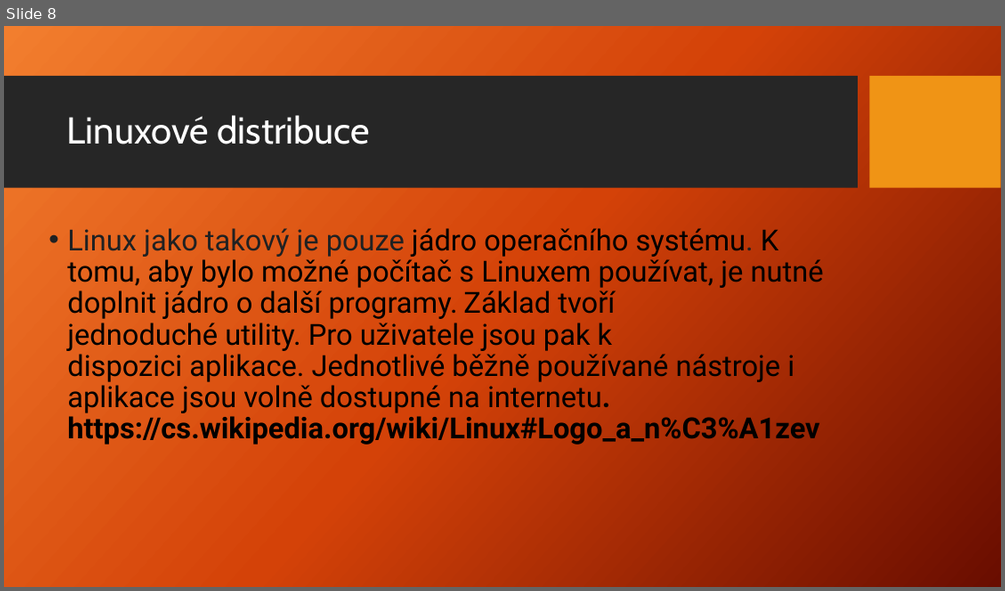
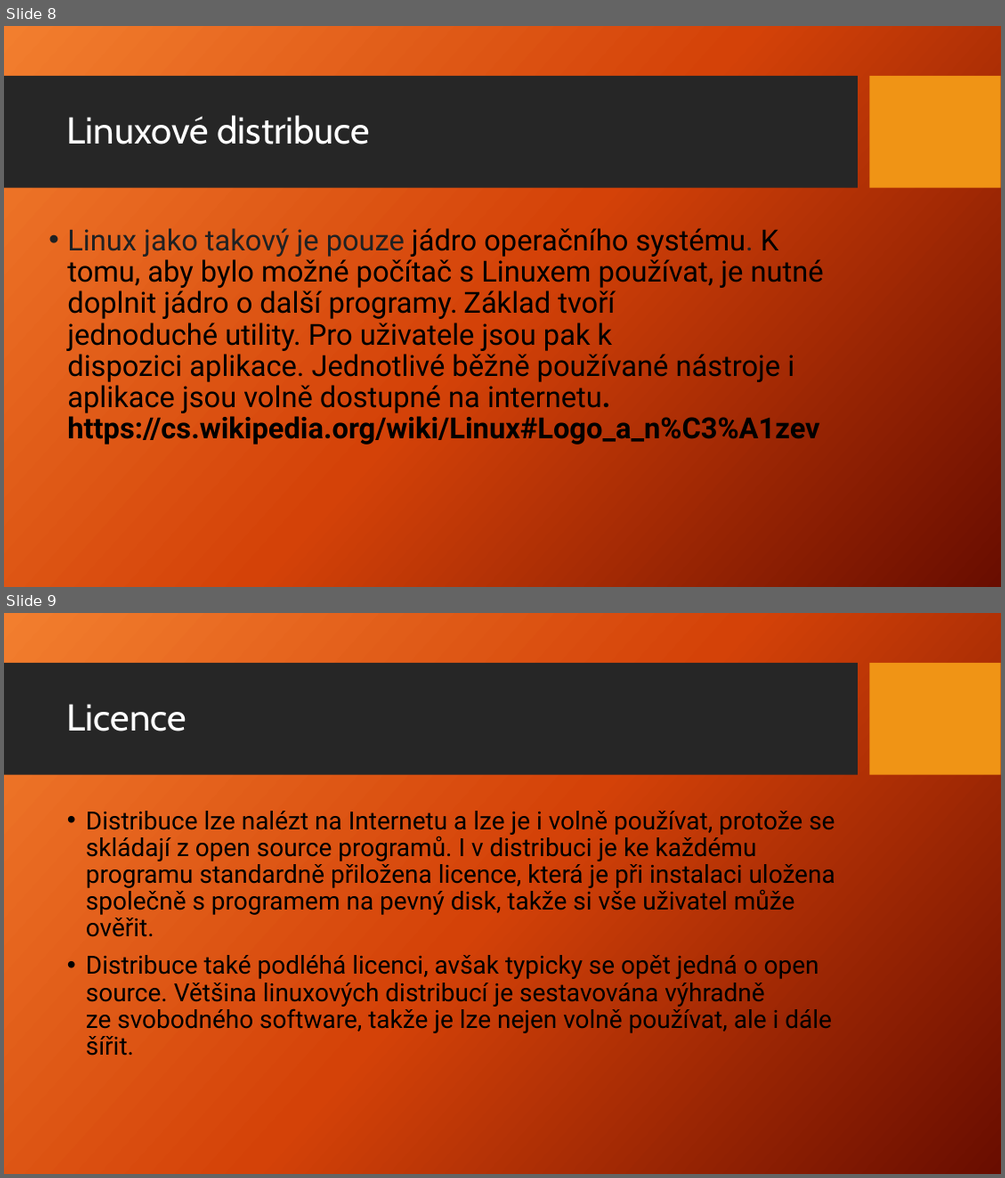
Before and after one commit to Jakub-Benes/Prezentace, a slide deck: Linux.pptx. Shown one above the other, each under a label of ours: slide 8 before the commit, slides 8 and 9 after it. The pictures are 1005x591 and 1005x1178 pixels, drawn with LibreOffice and Linux fonts; fonts in the diff are those of the drawing; background and template pictures are left out. Boxes give left, top, right and bottom in pixels: in the first picture for what was removed or moved away, otherwise in the second. Text is boxed around its words. In the diff, an @@ line names an element or a change of style, - is before the commit and + after.

```diff
--- a/Linux.pptx
+++ b/Linux.pptx
@@ slide 9 added at (4, 613, 1001, 1174), background picture (left out); not listed: 2 template elements that a slide beside it also shows @@
@@ title added at (67, 704, 186, 731), 36 pt, text #FFFFFF @@
+Licence
@@ text added at (86, 811, 835, 1055), 24 pt, text #000000 @@
+• Distribuce lze nalézt na Internetu a lze je i volně používat, protože se skládají z open source programů. I v distribuci je ke každému programu standardně přiložena licence, která je při instalaci uložena společně s programem na pevný disk, takže si vše uživatel může ověřit.
+• Distribuce také podléhá licenci, avšak typicky se opět jedná o open source. Většina linuxových distribucí je sestavována výhradně ze svobodného software, takže je lze nejen volně používat, ale i dále šířit.
```
Also in this commit, not shown: 1 other slide added.
